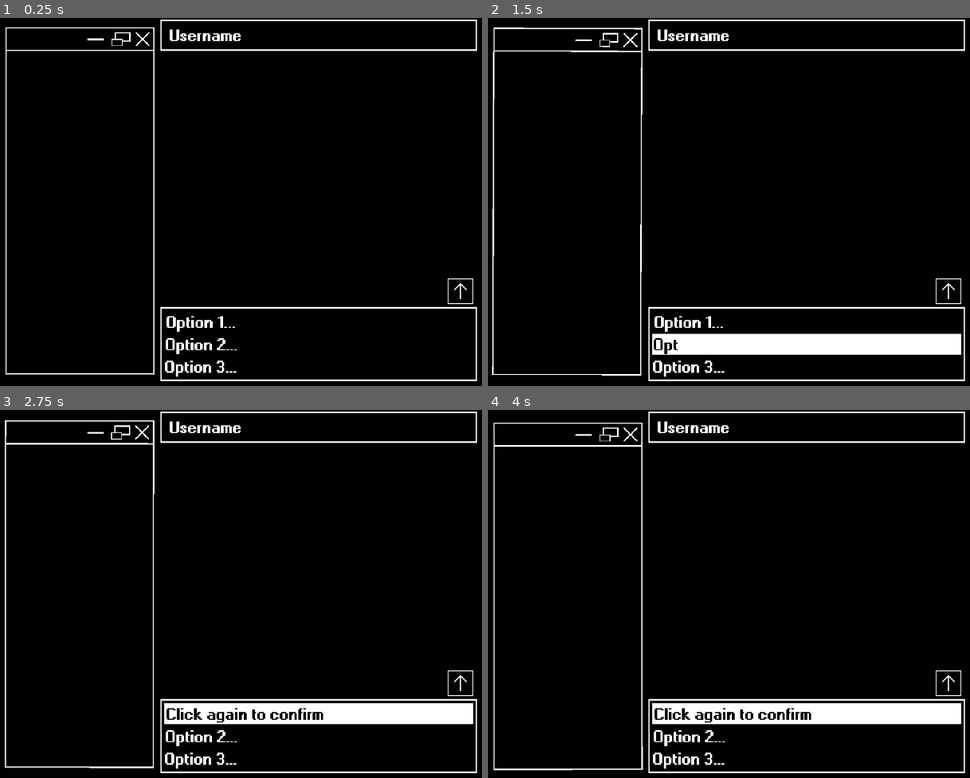
Above: before the commit, frames 1-4 (two rows, left to right).
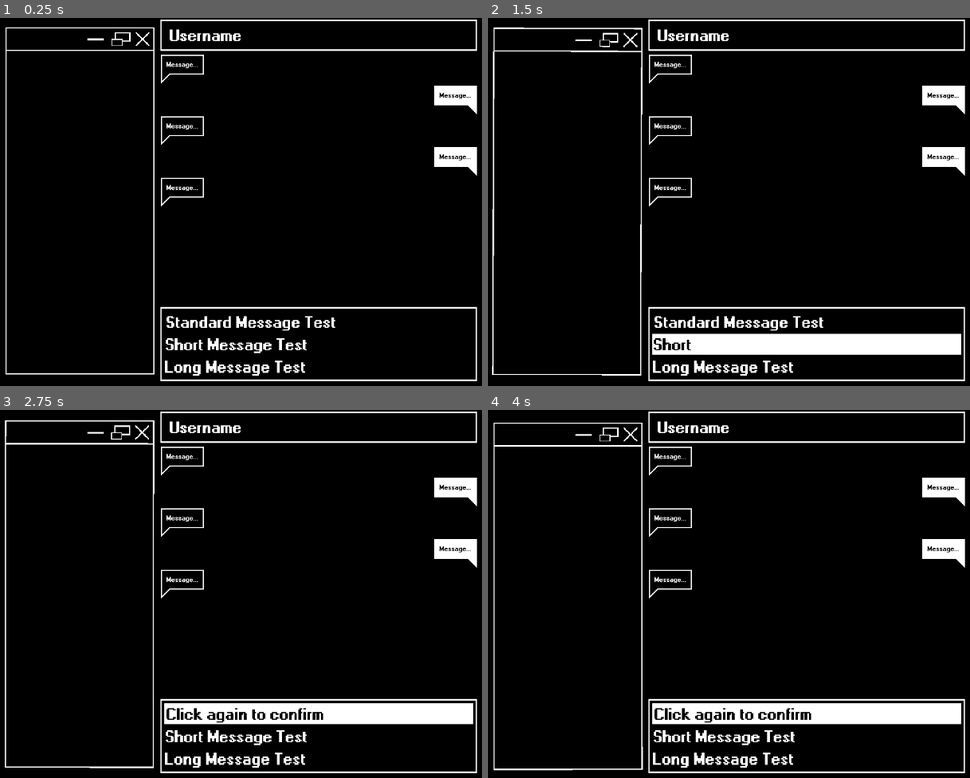
Above: after the commit, the same moments.

Repository: AdamCMunro/social-game
Game: Godot game, scene res://messenger.tscn
The game is run twice, just before and just after one commit, with the same random seed, the same clock (stepped at 60 frames per second) and the same inputs. This scene is started directly instead of the project's main scene.
Inputs (mouse positions are in pixels of both pictures, inside the frame that each line leads up to):
- Up to frame 1 (0.25 s): no input
- Up to frame 2 (1.5 s): tap Enter at 0.5 s; move the mouse to (806, 367) at 0.52 s; click (806, 367) at 0.67 s; move the mouse to (806, 345) at 1.27 s; click (806, 345) at 1.42 s
- Up to frame 3 (2.75 s): move the mouse to (318, 715) at 2.02 s; click (318, 715) at 2.17 s
- Up to frame 4 (4 s): move the mouse to (777, 667) at 2.77 s; click (777, 667) at 2.92 s; move the mouse to (outside the picture) at 3.52 s; click (outside the picture) at 3.67 s

The runs differ from the first frame. In frame 1, 3.2% of the frame differs, in the area x 33-100%, y 9-98%; in frame 2, 2.8%; in frame 3, 2.6%; in frame 4, 2.6%.

Commit message:
trying to get messages working ugh

Diff:
--- a/social-game/main.tscn
+++ b/social-game/main.tscn
@@ -21,13 +21,13 @@
 shader_parameter/mask_strength = 0.0
 shader_parameter/mask_scale = 0.0
 shader_parameter/chroma_offset_px = 0.2
-shader_parameter/luma_smear_px = 2.0
-shader_parameter/jitter_px = 0.50000002375
+shader_parameter/luma_smear_px = 1.0000000475
+shader_parameter/jitter_px = 0.2000000095
 shader_parameter/wobble_px = 1.0000000475
 shader_parameter/tape_noise = 0.22
-shader_parameter/tape_lines = 0.35
+shader_parameter/tape_lines = 0.010000000475
 shader_parameter/roll_speed = 0.010000000475
-shader_parameter/roll_strength = 0.02000000095
+shader_parameter/roll_strength = 0.0150000007125
 shader_parameter/glow_strength = 1.30000006175
 shader_parameter/glow_threshold = 0.30000001425
 
--- a/social-game/message.gd
+++ b/social-game/message.gd
@@ -3,12 +3,12 @@
 
 # Called when the node enters the scene tree for the first time.
 func _ready() -> void:
-	pass # Replace with function body.
+	update_bubble_width(text)
 
 
 # Called every frame. 'delta' is the elapsed time since the previous frame.
 func _process(delta: float) -> void:
-	update_bubble_width(text)
+	pass
 
 # Attach this to your Label node
 func update_bubble_width(text_string: String):
@@ -18,12 +18,13 @@
 	autowrap_mode = TextServer.AUTOWRAP_OFF
 	custom_minimum_size.x = 0
 
-# Wait for the engine to calculate the new size
-	await get_tree().process_frame
+	var natural_size = get_combined_minimum_size()
 
-	if size.x > 300: # Your Max Width
+	var max_width = 250
+
+	if natural_size.x > max_width: # Your Max Width
 		autowrap_mode = TextServer.AUTOWRAP_WORD_SMART
-		custom_minimum_size.x = 300
+		custom_minimum_size.x = max_width
 	else:
 		# Keep it small for short messages
-		custom_minimum_size.x = size.x
+		custom_minimum_size.x = natural_size.x
--- a/social-game/message.tscn
+++ b/social-game/message.tscn
@@ -3,54 +3,46 @@
 [ext_resource type="Texture2D" uid="uid://cqmi8efankym" path="res://assets/Repeat_Message.png" id="1_13d81"]
 [ext_resource type="Texture2D" uid="uid://b6kua2d288gab" path="res://assets/Message.png" id="2_5h2ww"]
 [ext_resource type="FontFile" uid="uid://colsx08shwr3g" path="res://fonts/windows-bold[1].ttf" id="3_d72jl"]
+[ext_resource type="Script" uid="uid://bw6ia0kiaxnqa" path="res://message.gd" id="4_8yew3"]
 
-[node name="Message" type="Node2D" unique_id=483271336]
+[node name="Message" type="MarginContainer" unique_id=1911466256]
+anchors_preset = 2
+anchor_top = 1.0
+anchor_bottom = 1.0
+offset_top = -106.0
+offset_right = 40.0
+grow_vertical = 0
 scale = Vector2(1.5, 1.5)
+size_flags_horizontal = 0
 metadata/_edit_group_ = true
 
-[node name="MessageBody" type="Area2D" parent="." unique_id=2075075055]
+[node name="RepeatSprite" type="NinePatchRect" parent="." unique_id=1903555591]
+visible = false
+layout_mode = 2
+texture = ExtResource("1_13d81")
 
-[node name="RepeatSprite" type="NinePatchRect" parent="MessageBody" unique_id=1570118821]
-anchors_preset = 4
-anchor_top = 0.5
-anchor_bottom = 0.5
-offset_top = -19.0
-offset_right = 81.0
-offset_bottom = 6.0
-grow_vertical = 2
-texture = ExtResource("1_13d81")
-patch_margin_left = 5
+[node name="Sprite" type="NinePatchRect" parent="." unique_id=886610882]
+layout_mode = 2
+texture = ExtResource("2_5h2ww")
+patch_margin_left = 17
 patch_margin_top = 5
 patch_margin_right = 5
-patch_margin_bottom = 5
+patch_margin_bottom = 17
 
-[node name="Sprite" type="NinePatchRect" parent="MessageBody" unique_id=1183641120]
-anchors_preset = 4
-anchor_top = 0.5
-anchor_bottom = 0.5
-offset_top = -19.5
-offset_right = 81.0
-offset_bottom = 22.0
-grow_vertical = 2
-texture = ExtResource("2_5h2ww")
-patch_margin_left = 15
-patch_margin_top = 5
-patch_margin_right = 5
-patch_margin_bottom = 18
+[node name="TextContainer" type="MarginContainer" parent="." unique_id=1076473591]
+layout_mode = 2
+theme_override_constants/margin_left = 10
+theme_override_constants/margin_top = 10
+theme_override_constants/margin_right = 10
+theme_override_constants/margin_bottom = 27
 
-[node name="Message" type="Label" parent="MessageBody" unique_id=136988798]
-anchors_preset = 6
-anchor_left = 1.0
-anchor_top = 0.5
-anchor_right = 1.0
-anchor_bottom = 0.5
-offset_left = 13.0
-offset_top = -14.0
-offset_right = 78.0
-offset_bottom = 9.0
-grow_horizontal = 0
-grow_vertical = 2
+[node name="Message" type="Label" parent="TextContainer" unique_id=353519946]
+layout_mode = 2
 theme_override_colors/font_color = Color(1, 1, 1, 1)
 theme_override_fonts/font = ExtResource("3_d72jl")
 theme_override_font_sizes/font_size = 12
 text = "Message..."
+horizontal_alignment = 2
+vertical_alignment = 1
+autowrap_mode = 3
+script = ExtResource("4_8yew3")
--- a/social-game/messenger.gd
+++ b/social-game/messenger.gd
@@ -11,15 +11,30 @@
 
 var typing = false
 
+var chosen_option_text
+
 # Called when the node enters the scene tree for the first time.
 func _ready() -> void:
 	$MessengerBody.position = viewport_centre
+	$Messages.position = viewport_centre
 
 
 # Called every frame. 'delta' is the elapsed time since the previous frame.
 func _process(delta: float) -> void:
 	pass
 
+
+func _option1():
+	chosen_option_text = option1.full_text
+	_option_chosen()
+
+func _option2():
+	chosen_option_text = option2.full_text
+	_option_chosen()
+
+func _option3():
+	chosen_option_text = option3.full_text
+	_option_chosen()
 
 func _option_chosen() -> void:
 
@@ -46,7 +61,7 @@
 		if typing:
 			if sending_text.text == "Type random letters to send":
 				sending_text.visible_ratio = 0
-				sending_text.text = option1.full_text
+				sending_text.text = chosen_option_text
 			elif sending_text.visible_characters < sending_text.text.length():
 				sending_text.visible_characters += 1
 			else:
@@ -63,19 +78,28 @@
 
 func _send_message(message):
 	var new_message = player_message_scene.instantiate()
+	new_message.get_node("TextContainer/Message").text = message
+	$Messages/ScrollContainer/VBoxContainer.add_child(new_message)
 
-	new_message.get_node("TextContainer/Message").text = message
-	new_message.position = Vector2(viewport_centre.x + 110, 1000)
-	add_child(new_message)
+	await get_tree().process_frame
 
-	_message_appear(new_message)
+	var target_position = new_message.position
 
-func _message_appear(message):
+	_message_animation(new_message)
+	_scroll_to_bottom()
+
+func _scroll_to_bottom():
+	await get_tree().process_frame
+
+	var scroll_bar = $Messages/ScrollContainer.get_v_scroll_bar()
 	var tween = create_tween()
 
-	tween.tween_property(message, "position", Vector2(message.position.x, viewport_centre.y + 45), 0.3)\
-		.set_ease(Tween.EASE_IN_OUT)\
-		.set_trans(Tween.TRANS_SINE)
-	tween.tween_property(message, "position", Vector2(message.position.x, viewport_centre.y + 65), 0.2)\
-		.set_ease(Tween.EASE_IN_OUT)\
-		.set_trans(Tween.TRANS_SINE)
+	tween.tween_property($Messages/ScrollContainer, "scroll_vertical", scroll_bar.max_value, 0.3).set_trans(Tween.TRANS_SINE)
+
+func _message_animation(message):
+	message.modulate.a = 0
+
+	var tween = create_tween()
+
+	# Fade in
+	tween.tween_property(message, "modulate:a", 1.0, 0.2)
--- a/social-game/messenger.tscn
+++ b/social-game/messenger.tscn
@@ -3,7 +3,6 @@
 [ext_resource type="Script" uid="uid://bgejr7rtsgtpf" path="res://messenger.gd" id="1_1clpa"]
 [ext_resource type="Texture2D" uid="uid://wdetlss0c3ti" path="res://assets/Messenger_Background.png" id="1_m0kps"]
 [ext_resource type="Texture2D" uid="uid://6j8u0l3vsjc4" path="res://assets/Messenger.png" id="2_tpcxp"]
-[ext_resource type="Texture2D" uid="uid://cj5uveejvi17t" path="res://assets/Send_Message_Button.png" id="3_dj5lq"]
 [ext_resource type="FontFile" uid="uid://colsx08shwr3g" path="res://fonts/windows-bold[1].ttf" id="4_dj5lq"]
 [ext_resource type="Script" uid="uid://yobyk68gyaq5" path="res://option_1.gd" id="5_5uh8x"]
 [ext_resource type="Texture2D" uid="uid://bv7kp8r2220md" path="res://assets/Square_Selection.png" id="5_8wtml"]
@@ -11,9 +10,8 @@
 [ext_resource type="Script" uid="uid://4udu5egxntkx" path="res://option_2.gd" id="6_5uh8x"]
 [ext_resource type="Script" uid="uid://cys7txb1smtuo" path="res://option_3.gd" id="7_qhwlu"]
 [ext_resource type="Script" uid="uid://mvf0l8pkqr7b" path="res://contacts.gd" id="10_8waa5"]
-
-[sub_resource type="RectangleShape2D" id="RectangleShape2D_75sbr"]
-size = Vector2(129.79382, 129.79346)
+[ext_resource type="PackedScene" uid="uid://c647b82lppukb" path="res://message.tscn" id="11_8waa5"]
+[ext_resource type="PackedScene" uid="uid://2va2dssklteg" path="res://player_message.tscn" id="12_u38sr"]
 
 [sub_resource type="RectangleShape2D" id="RectangleShape2D_qhwlu"]
 size = Vector2(467.5, 29.166656)
@@ -33,24 +31,12 @@
 texture = ExtResource("1_m0kps")
 
 [node name="MessengerBody" type="Area2D" parent="." unique_id=377509894]
+z_index = 2
 position = Vector2(587, 337.5)
 scale = Vector2(1.2, 1.2)
 
 [node name="Sprite2D" type="Sprite2D" parent="MessengerBody" unique_id=970300752]
 texture = ExtResource("2_tpcxp")
-
-[node name="SendButton" type="Area2D" parent="MessengerBody" unique_id=186149192]
-position = Vector2(215.04425, 135.39824)
-scale = Vector2(0.3, 0.3)
-metadata/_edit_group_ = true
-
-[node name="Sprite2D" type="Sprite2D" parent="MessengerBody/SendButton" unique_id=1442369735]
-texture = ExtResource("3_dj5lq")
-
-[node name="CollisionShape2D" type="CollisionShape2D" parent="MessengerBody/SendButton" unique_id=1334323720]
-position = Vector2(-0.00024414063, 0)
-scale = Vector2(0.9999999, 0.9999999)
-shape = SubResource("RectangleShape2D_75sbr")
 
 [node name="Recipient" type="Label" parent="MessengerBody" unique_id=1599201810]
 offset_left = -225.664
@@ -106,7 +92,7 @@
 grow_vertical = 2
 theme_override_fonts/font = ExtResource("4_dj5lq")
 theme_override_font_sizes/font_size = 24
-text = "Option 3..."
+text = "Long Message Test"
 
 [node name="CollisionShape2D" type="CollisionShape2D" parent="MessengerBody/Option3" unique_id=1637328924]
 shape = SubResource("RectangleShape2D_qhwlu")
@@ -145,7 +131,7 @@
 grow_vertical = 2
 theme_override_fonts/font = ExtResource("4_dj5lq")
 theme_override_font_sizes/font_size = 24
-text = "Option 2..."
+text = "Short Message Test"
 
 [node name="CollisionShape2D" type="CollisionShape2D" parent="MessengerBody/Option2" unique_id=1229319885]
 shape = SubResource("RectangleShape2D_5uh8x")
@@ -184,7 +170,7 @@
 grow_vertical = 2
 theme_override_fonts/font = ExtResource("4_dj5lq")
 theme_override_font_sizes/font_size = 24
-text = "Option 1..."
+text = "Standard Message Test"
 
 [node name="CollisionShape2D" type="CollisionShape2D" parent="MessengerBody/Option1" unique_id=1519360124]
 shape = SubResource("RectangleShape2D_8wtml")
@@ -222,15 +208,51 @@
 [node name="Sprite2D" type="Sprite2D" parent="Contacts" unique_id=593490741]
 texture = ExtResource("5_75sbr")
 
+[node name="Messages" type="Area2D" parent="." unique_id=1755341961]
+position = Vector2(587, 338)
+
+[node name="ScrollContainer" type="ScrollContainer" parent="Messages" unique_id=1535120205]
+anchors_preset = 8
+anchor_left = 0.5
+anchor_top = 0.5
+anchor_right = 0.5
+anchor_bottom = 0.5
+offset_left = -287.0
+offset_top = -268.0
+offset_right = 288.0
+offset_bottom = 186.0
+grow_horizontal = 2
+grow_vertical = 2
+
+[node name="VBoxContainer" type="VBoxContainer" parent="Messages/ScrollContainer" unique_id=434320952]
+layout_mode = 2
+size_flags_horizontal = 3
+size_flags_vertical = 3
+
+[node name="Message" parent="Messages/ScrollContainer/VBoxContainer" unique_id=1911466256 instance=ExtResource("11_8waa5")]
+layout_mode = 2
+
+[node name="PlayerMessage" parent="Messages/ScrollContainer/VBoxContainer" unique_id=1149575305 instance=ExtResource("12_u38sr")]
+layout_mode = 2
+
+[node name="Message2" parent="Messages/ScrollContainer/VBoxContainer" unique_id=1225237553 instance=ExtResource("11_8waa5")]
+layout_mode = 2
+
+[node name="PlayerMessage2" parent="Messages/ScrollContainer/VBoxContainer" unique_id=461834479 instance=ExtResource("12_u38sr")]
+layout_mode = 2
+
+[node name="Message3" parent="Messages/ScrollContainer/VBoxContainer" unique_id=1553365621 instance=ExtResource("11_8waa5")]
+layout_mode = 2
+
 [connection signal="input_event" from="MessengerBody/Option3" to="MessengerBody/Option3" method="_on_input_event"]
 [connection signal="mouse_entered" from="MessengerBody/Option3" to="MessengerBody/Option3" method="_on_mouse_entered"]
 [connection signal="mouse_exited" from="MessengerBody/Option3" to="MessengerBody/Option3" method="_on_mouse_exited"]
-[connection signal="option3_chosen" from="MessengerBody/Option3" to="." method="_option_chosen"]
+[connection signal="option3_chosen" from="MessengerBody/Option3" to="." method="_option3"]
 [connection signal="input_event" from="MessengerBody/Option2" to="MessengerBody/Option2" method="_on_input_event"]
 [connection signal="mouse_entered" from="MessengerBody/Option2" to="MessengerBody/Option2" method="_on_mouse_entered"]
 [connection signal="mouse_exited" from="MessengerBody/Option2" to="MessengerBody/Option2" method="_on_mouse_exited"]
-[connection signal="option2_chosen" from="MessengerBody/Option2" to="." method="_option_chosen"]
+[connection signal="option2_chosen" from="MessengerBody/Option2" to="." method="_option2"]
 [connection signal="input_event" from="MessengerBody/Option1" to="MessengerBody/Option1" method="_on_input_event"]
 [connection signal="mouse_entered" from="MessengerBody/Option1" to="MessengerBody/Option1" method="_on_mouse_entered"]
 [connection signal="mouse_exited" from="MessengerBody/Option1" to="MessengerBody/Option1" method="_on_mouse_exited"]
-[connection signal="option1_chosen" from="MessengerBody/Option1" to="." method="_option_chosen"]
+[connection signal="option1_chosen" from="MessengerBody/Option1" to="." method="_option1"]
--- a/social-game/option_1.gd
+++ b/social-game/option_1.gd
@@ -5,7 +5,7 @@
 @onready var selection = get_parent().get_node("Selection")
 @onready var messenger_body = get_parent()
 
-var option_text = "Option 1..."
+var option_text = "Standard Message Test"
 var full_text = "OMG YAAAAASSSSS QUEEN"
 
 var hovered = false
--- a/social-game/option_2.gd
+++ b/social-game/option_2.gd
@@ -5,7 +5,8 @@
 @onready var selection = get_parent().get_node("Selection")
 @onready var messenger_body = get_parent()
 
-var option_text = "Option 2..."
+var option_text = "Short Message Test"
+var full_text = "<3"
 
 var hovered = false
 var selected = false
--- a/social-game/option_3.gd
+++ b/social-game/option_3.gd
@@ -5,7 +5,8 @@
 @onready var selection = get_parent().get_node("Selection")
 @onready var messenger_body = get_parent()
 
-var option_text = "Option 3..."
+var option_text = "Long Message Test"
+var full_text = "Super Mario RPG, Sonic The Hedgehog, Donkey Kong 3. Adventures of Lolo 1 & 2. Dig Dug, King's Knight ChewManFu. ~Harvest Moon~ League Puzzle Pokemon. Toe Jam and Earl in Panic on Funkotron"
 
 var hovered = false
 var selected = false
--- a/social-game/player_message.tscn
+++ b/social-game/player_message.tscn
@@ -6,8 +6,18 @@
 [ext_resource type="Script" uid="uid://bw6ia0kiaxnqa" path="res://message.gd" id="4_e7vov"]
 
 [node name="PlayerMessage" type="MarginContainer" unique_id=1149575305]
-offset_right = 40.0
-offset_bottom = 40.0
+anchors_preset = 3
+anchor_left = 1.0
+anchor_top = 1.0
+anchor_right = 1.0
+anchor_bottom = 1.0
+offset_left = -40.0
+offset_top = -106.0
+grow_horizontal = 0
+grow_vertical = 0
+scale = Vector2(1.5, 1.5)
+size_flags_horizontal = 8
+metadata/_edit_group_ = true
 
 [node name="RepeatSprite" type="NinePatchRect" parent="." unique_id=866435898]
 visible = false
